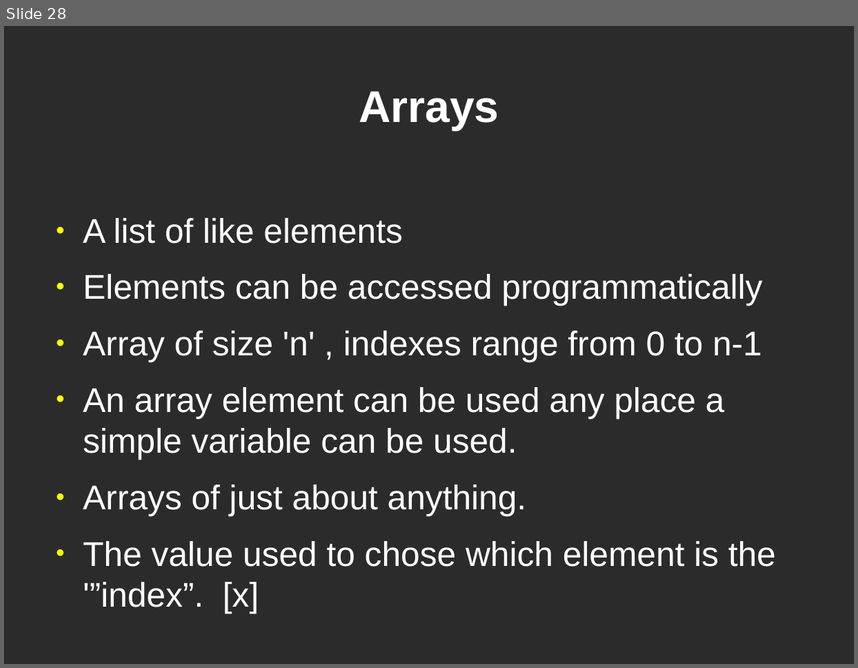
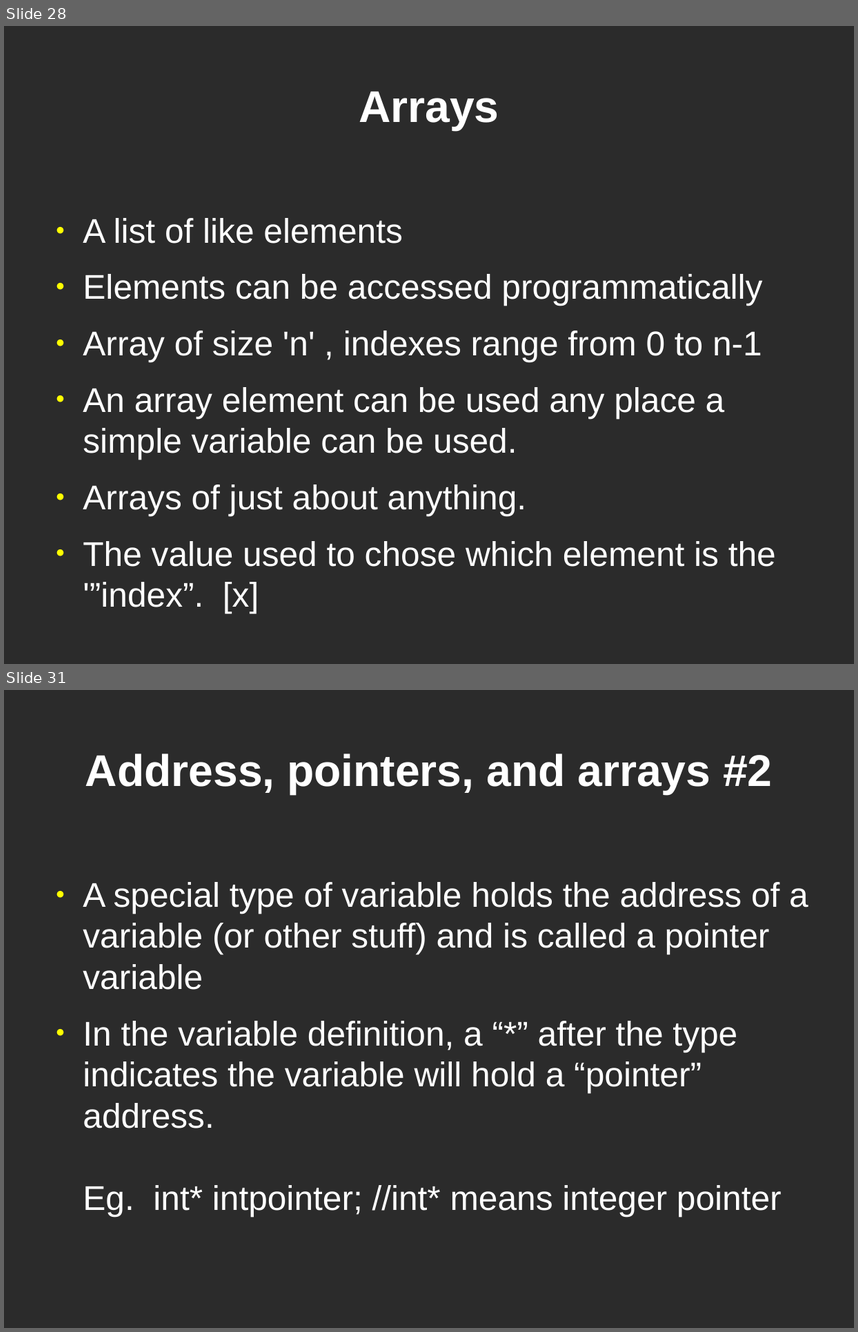
Before and after one commit to dklamet/class, a slide deck: docs/class.odp. Shown one above the other, each under a label of ours: slide 28 before the commit, slides 28 and 31 after it; the slides between them are not shown. The pictures are 858x668 and 858x1332 pixels, drawn with LibreOffice and Linux fonts; fonts in the diff are those of the drawing; background and template pictures are left out; a plain dark background stands for a picture behind light text. Boxes give left, top, right and bottom in pixels: in the first picture for what was removed or moved away, otherwise in the second. Text is boxed around its words. In the diff, an @@ line names an element or a change of style, - is before the commit and + after.

```diff
--- a/docs/class.odp
+++ b/docs/class.odp
@@ slide 31 added at bbox=[4, 690, 854, 1328], background picture (left out) @@
@@ title added at bbox=[85, 753, 772, 794], 41.4 pt, text #FFFFFF, bold @@
+Address, pointers, and arrays #2
@@ text added at bbox=[83, 882, 809, 1216], 32 pt, text #FFFFFF @@
+● A special type of variable holds the address of a variable (or other stuff) and is called a pointer variable
+● In the variable definition, a “*” after the type indicates the variable will hold a “pointer” address.
+  Eg. int* intpointer; //int* means integer pointer
```
Also in this commit, not shown: 6 other slides added, 6 other files.
